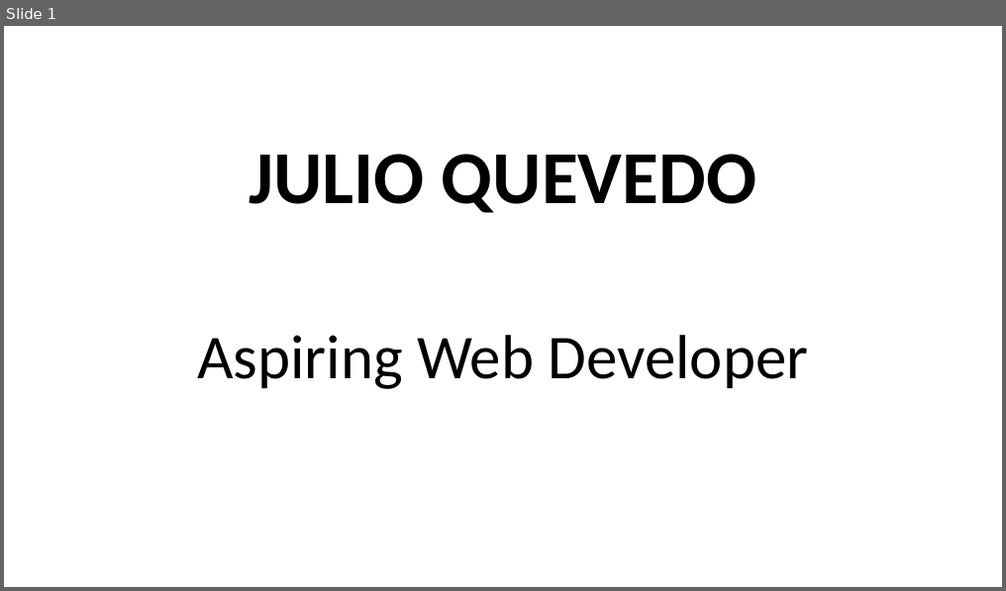
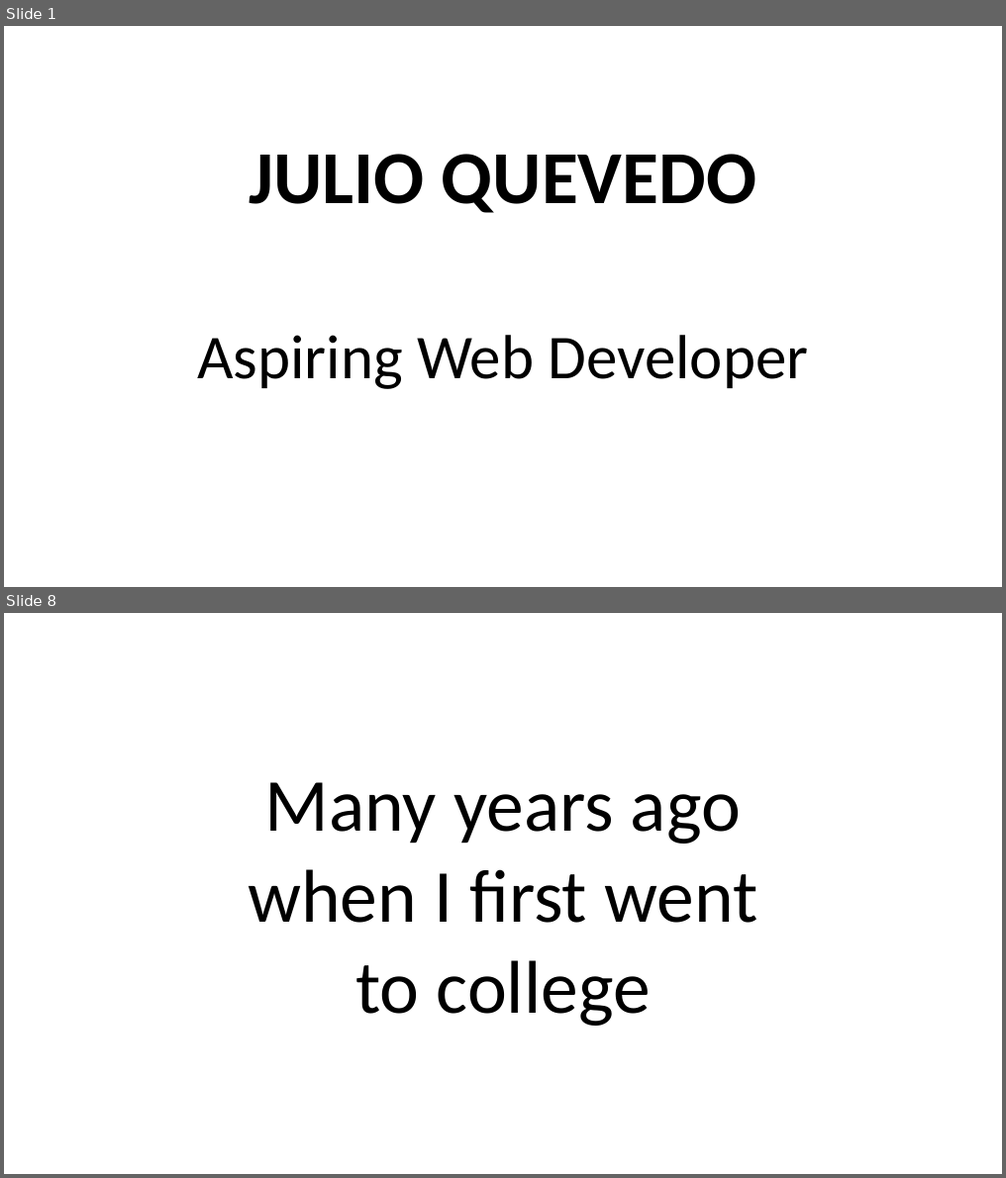
Before and after one commit to juliovquevedo/julio-personal-website, a slide deck: Week-1-Presentation.pptx. Shown one above the other, each under a label of ours: slide 1 before the commit, slides 1 and 8 after it; the slides between them are not shown. The pictures are 1006x591 and 1006x1178 pixels, drawn with LibreOffice and Linux fonts; fonts in the diff are those of the drawing. Boxes give left, top, right and bottom in pixels: in the first picture for what was removed or moved away, otherwise in the second. Text is boxed around its words. In the diff, an @@ line names an element or a change of style, - is before the commit and + after.

```diff
--- a/Week-1-Presentation.pptx
+++ b/Week-1-Presentation.pptx
@@ slide 8 added at (x1=4, y1=613, x2=1002, y2=1174), background #FFFFFF @@
@@ text added at (x1=248, y1=782, x2=757, y2=1026), 72 pt, text #000000 @@
+Many years ago
+when I first went
+to college
```
Also in this commit, not shown: 8 other slides added, 1 other file.
